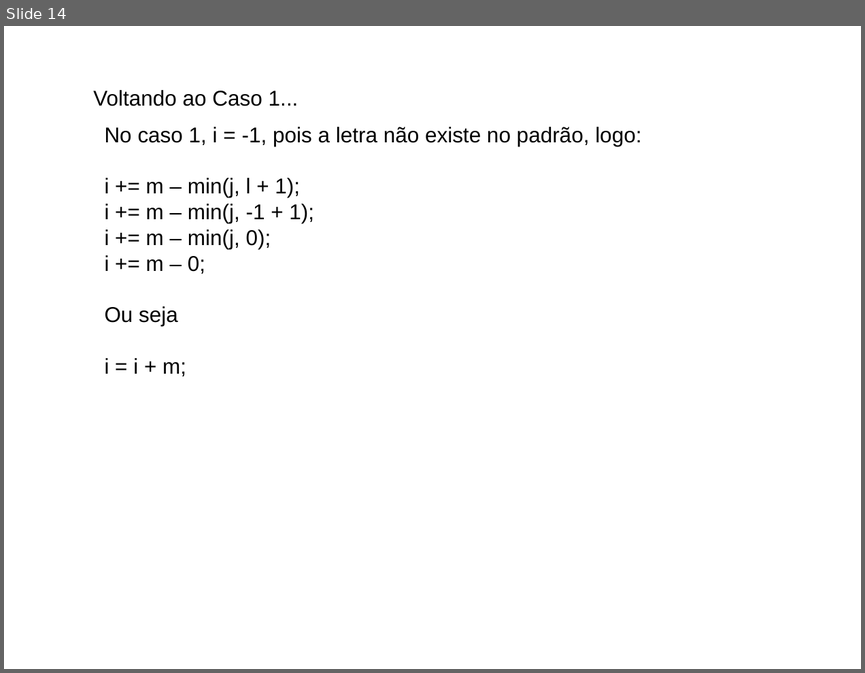
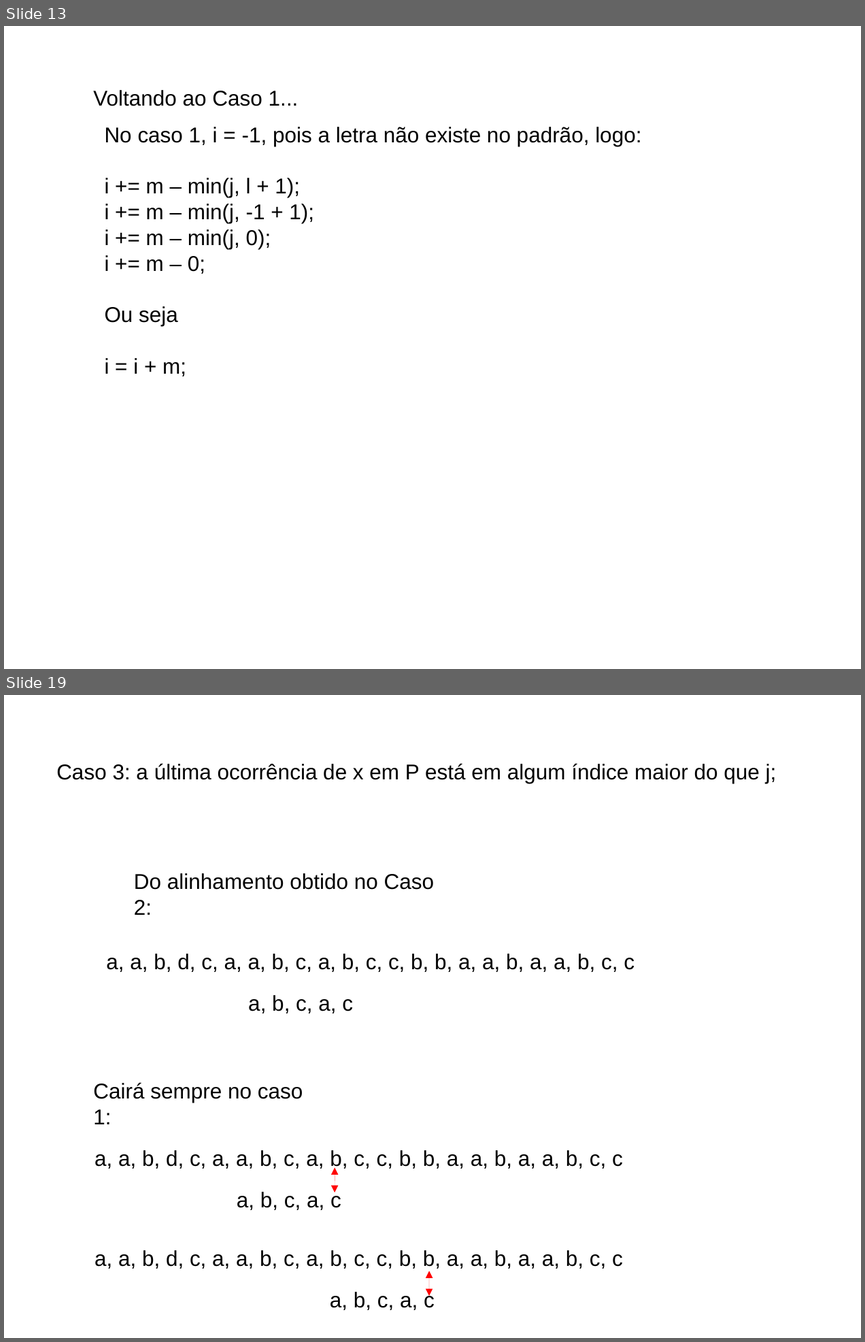
Before and after one commit to BartoAlheiros/Projeto-PAA, a slide deck: PAA 2a Oficina.pptx. Shown one above the other, each under a label of ours: slide 14 before the commit, slides 13 and 19 after it; the slides between them are not shown. The pictures are 865x673 and 865x1342 pixels, drawn with LibreOffice and Linux fonts; fonts in the diff are those of the drawing; background and template pictures are left out. Boxes give left, top, right and bottom in pixels: in the first picture for what was removed or moved away, otherwise in the second. Text is boxed around its words. In the diff, an @@ line names an element or a change of style, - is before the commit and + after.

```diff
--- a/PAA 2a Oficina.pptx
+++ b/PAA 2a Oficina.pptx
@@ slide 19 added at bbox=[4, 695, 861, 1338], background picture (left out) @@
@@ text added at bbox=[56, 763, 776, 783], 18 pt, text #000000 @@
+Caso 3: a última ocorrência de x em P está em algum índice maior do que j;
@@ text added at bbox=[134, 873, 434, 915], 18 pt, text #000000 @@
+Do alinhamento obtido no Caso 2:
@@ text added at bbox=[106, 953, 634, 972], 18 pt, text #000000 @@
+a, a, b, d, c, a, a, b, c, a, b, c, c, b, b, a, a, b, a, a, b, c, c
@@ text added at bbox=[248, 995, 353, 1013], 18 pt, text #000000 @@
+a, b, c, a, c
@@ text added at bbox=[93, 1082, 303, 1124], 18 pt, text #000000 @@
+Cairá sempre no caso 1:
@@ text added at bbox=[94, 1150, 623, 1170], 18 pt, text #000000 @@
+a, a, b, d, c, a, a, b, c, a, b, c, c, b, b, a, a, b, a, a, b, c, c
@@ double arrow added from (334, 1192) to (334, 1167), #FF0000 0.75 pt @@
@@ text added at bbox=[237, 1190, 341, 1210], 18 pt, text #000000 @@
+a, b, c, a, c
@@ text added at bbox=[94, 1250, 623, 1268], 18 pt, text #000000 @@
+a, a, b, d, c, a, a, b, c, a, b, c, c, b, b, a, a, b, a, a, b, c, c
@@ double arrow added from (429, 1295) to (429, 1271), #FF0000 0.75 pt @@
@@ text added at bbox=[330, 1290, 434, 1310], 18 pt, text #000000 @@
+a, b, c, a, c
@@ what was slide 14 is now slide 13 @@
```
Also in this commit, not shown: 8 slides changed, 5 other slides added, 2 slides removed, 2 other files.
